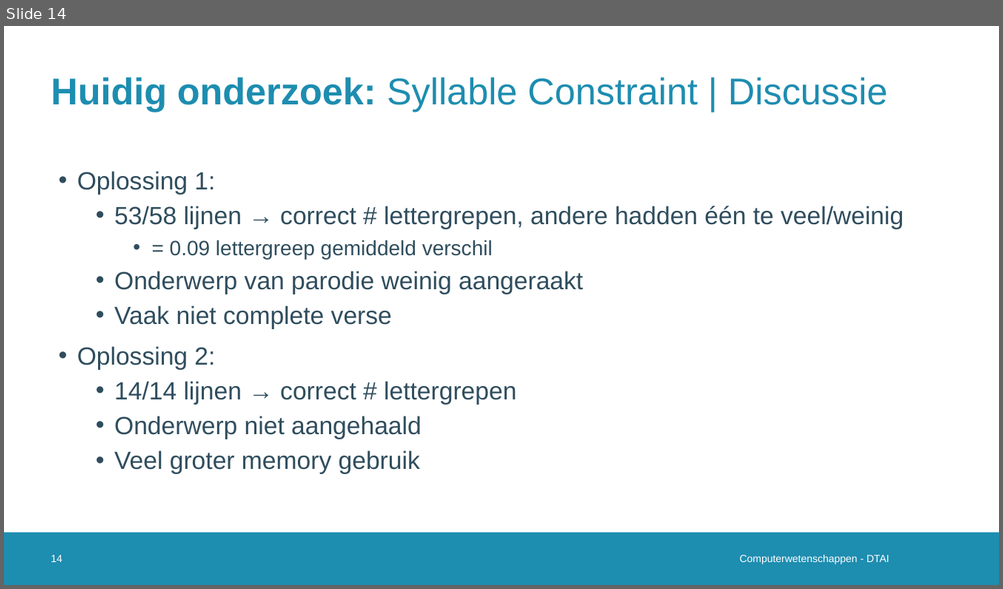
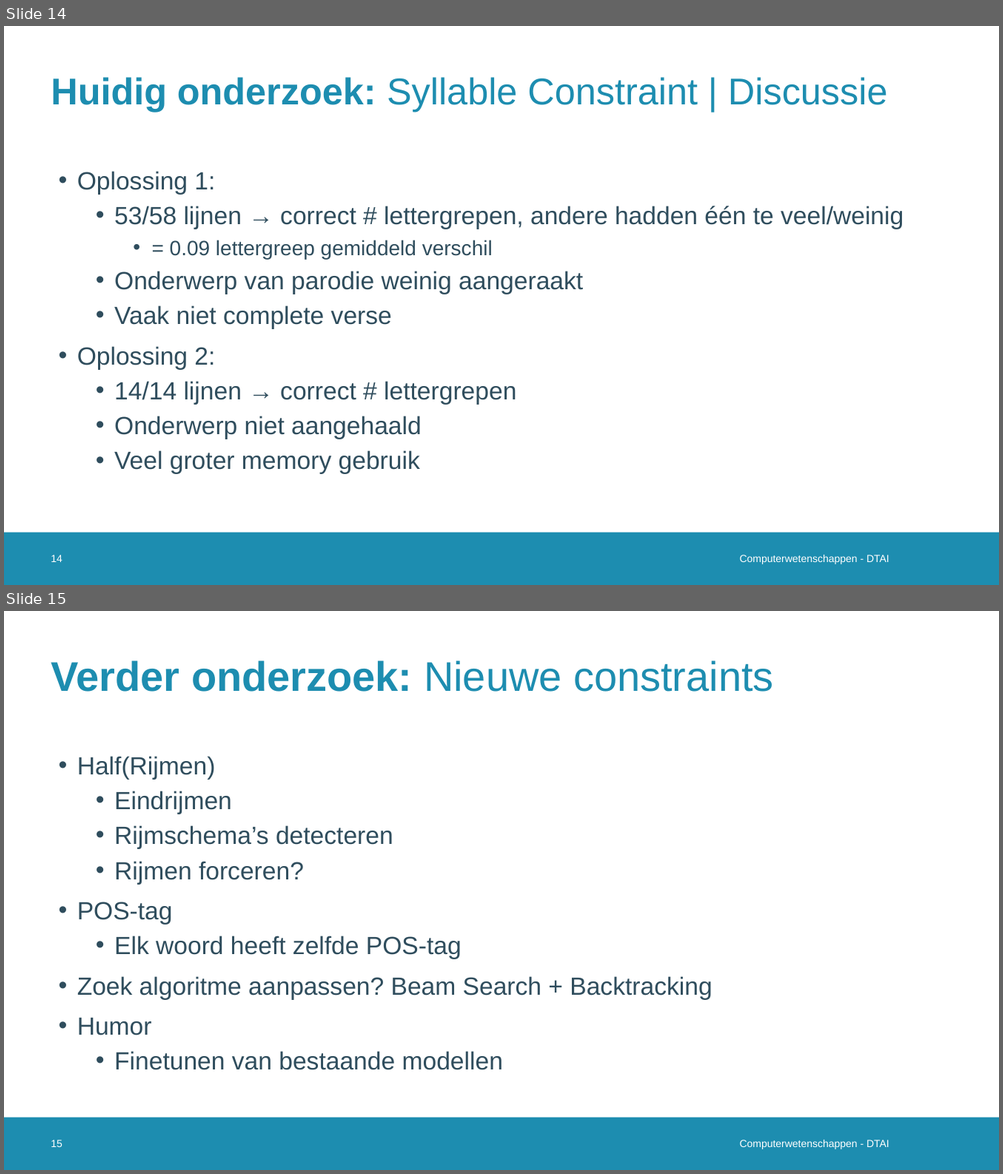
Before and after one commit to Alintermans/Thesis, a slide deck: Presentations/Second Intermediate Presentation/Presentation.pptx. Shown one above the other, each under a label of ours: slide 14 before the commit, slides 14 and 15 after it. The pictures are 1003x589 and 1003x1174 pixels, drawn with LibreOffice and Linux fonts; fonts in the diff are those of the drawing; background and template pictures are left out. Boxes give left, top, right and bottom in pixels: in the first picture for what was removed or moved away, otherwise in the second. Text is boxed around its words. In the diff, an @@ line names an element or a change of style, - is before the commit and + after.

```diff
--- a/Presentations/Second Intermediate Presentation/Presentation.pptx
+++ b/Presentations/Second Intermediate Presentation/Presentation.pptx
@@ slide 15 added at [4, 611, 999, 1170], background #FFFFFF; not listed: 1 template element that a slide beside it also shows @@
@@ title added at [51, 661, 774, 692], 40 pt, text #1D8DB0 @@
+Verder onderzoek: Nieuwe constraints
@@ text added at [77, 756, 711, 1071], 24 pt, text #2F4D5D @@
+• Half(Rijmen)
+  • Eindrijmen
+  • Rijmschema’s detecteren
+  • Rijmen forceren?
+• POS-tag
+  • Elk woord heeft zelfde POS-tag
+• Zoek algoritme aanpassen? Beam Search + Backtracking
+• Humor
+  • Finetunen van bestaande modellen
@@ page number added at [51, 1140, 62, 1147], 10 pt, text #FFFFFF @@
+15
@@ text added at [740, 1140, 889, 1150], 10 pt, text #FFFFFF @@
+Computerwetenschappen - DTAI
```
Also in this commit, not shown: 2 slides changed, 1 slide removed.
